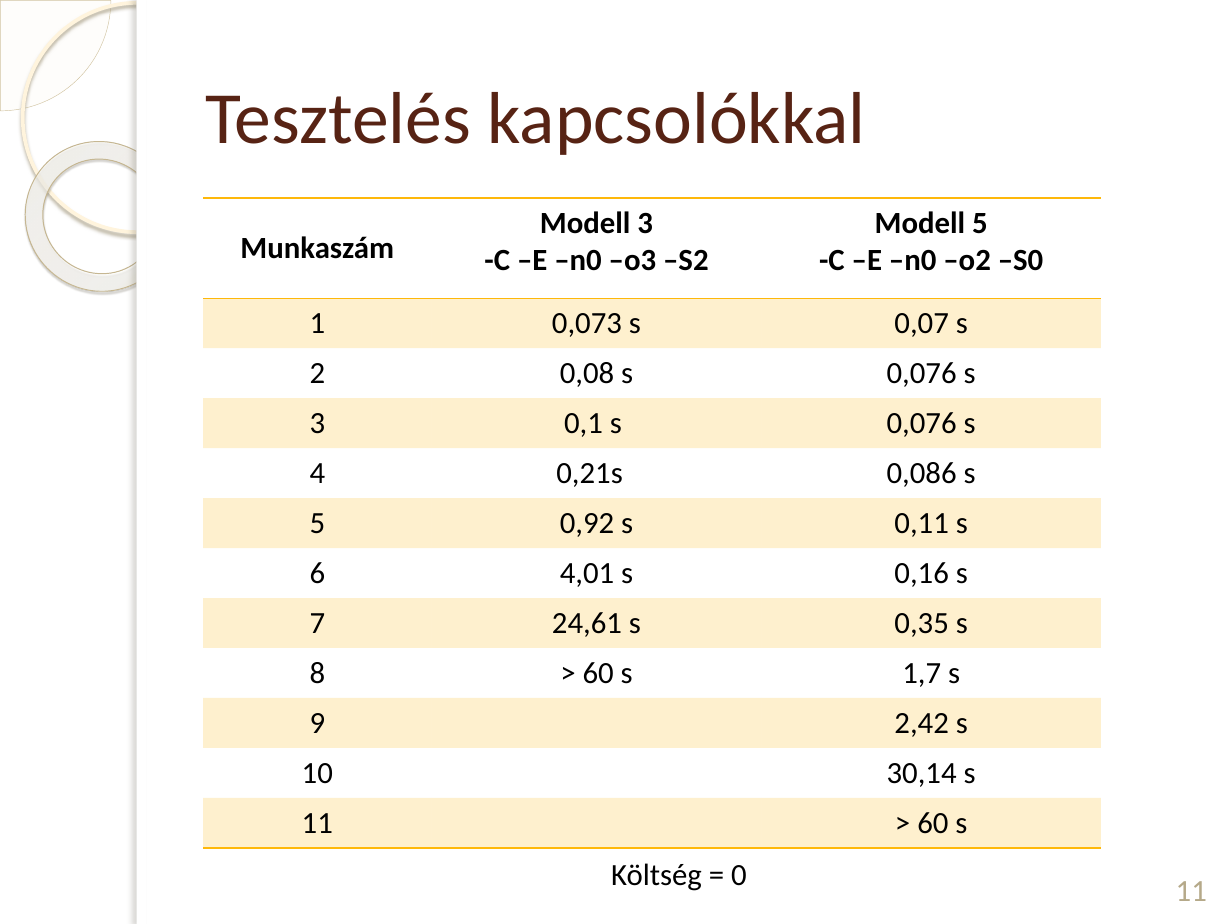
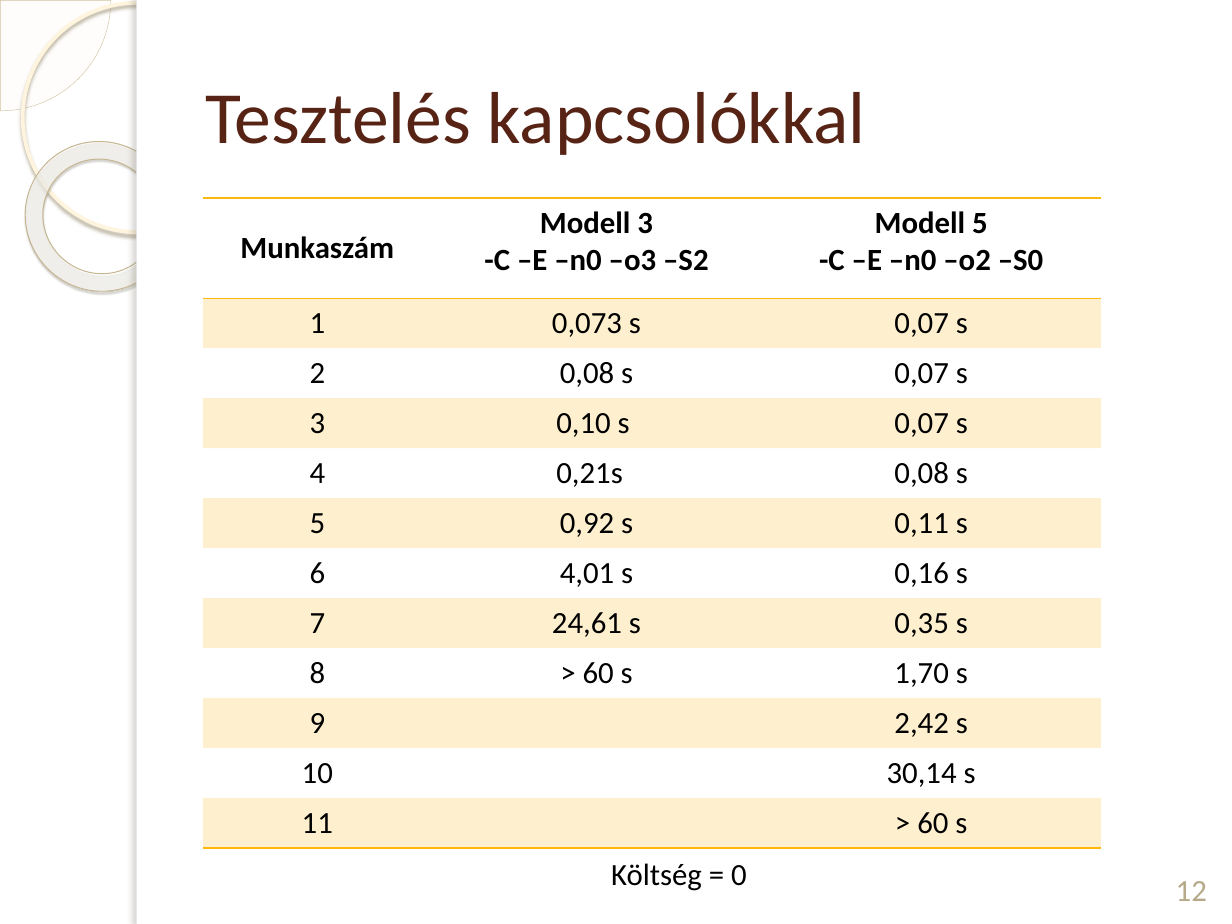
Before and after one commit to DWsbMH/LPTA-SingleStageScheduling, a slide deck: slide 12 of prezentáció/Vida Judit LPTA.pptx (slide 11 before the commit). Drawn at 1232x924 pixels with LibreOffice and Linux fonts; fonts in the diff are those of the drawing; background and template pictures are left out. Boxes give left, top, right and bottom in pixels: in the first picture for what was removed or moved away, otherwise in the second. Text is boxed around its words. In the diff, an @@ line names an element or a change of style, - is before the commit and + after.

```diff
--- a/prezentáció/Vida Judit LPTA.pptx
+++ b/prezentáció/Vida Judit LPTA.pptx
@@ table at [203,198,1103,841] @@
-row 3, column 3: 0,076 s
+row 3, column 3: 0,07 s
-row 4, column 2: 0,1 s
+row 4, column 2: 0,10 s
-row 4, column 3: 0,076 s
+row 4, column 3: 0,07 s
-row 5, column 3: 0,086 s
+row 5, column 3: 0,08 s
-row 9, column 3: 1,7 s
+row 9, column 3: 1,70 s
@@ page number at [1176,881,1207,901]: text changed @@
-11
+12
```
Also in this commit, not shown: 9 other slides changed, 1 slide added.
